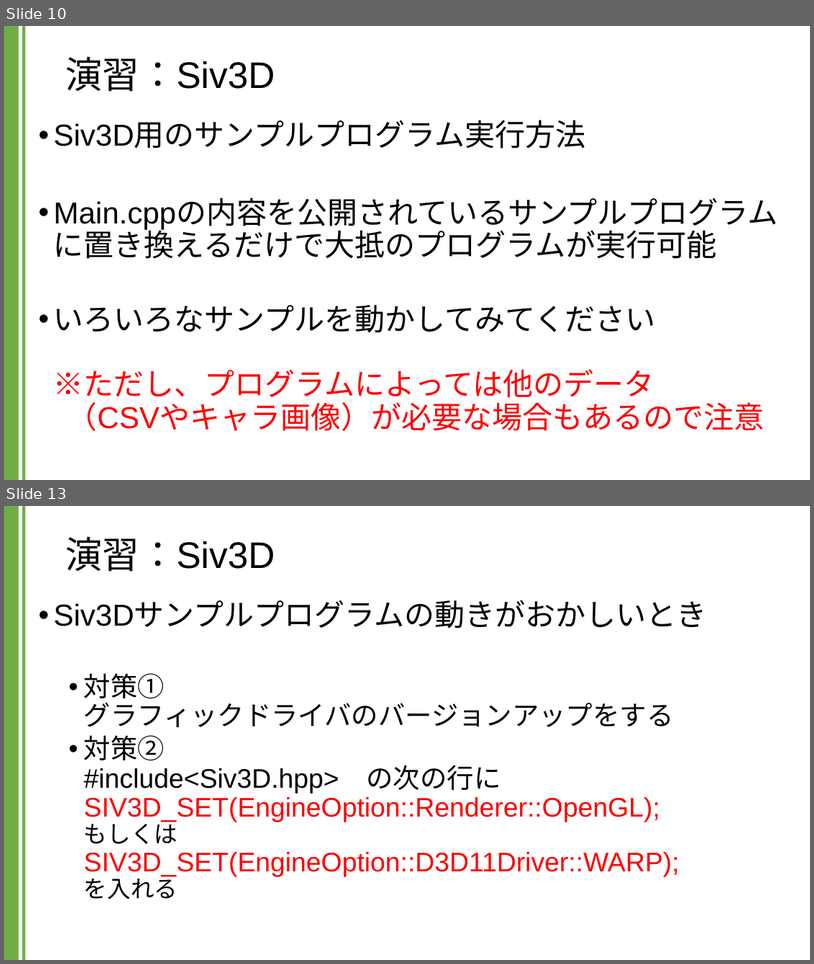
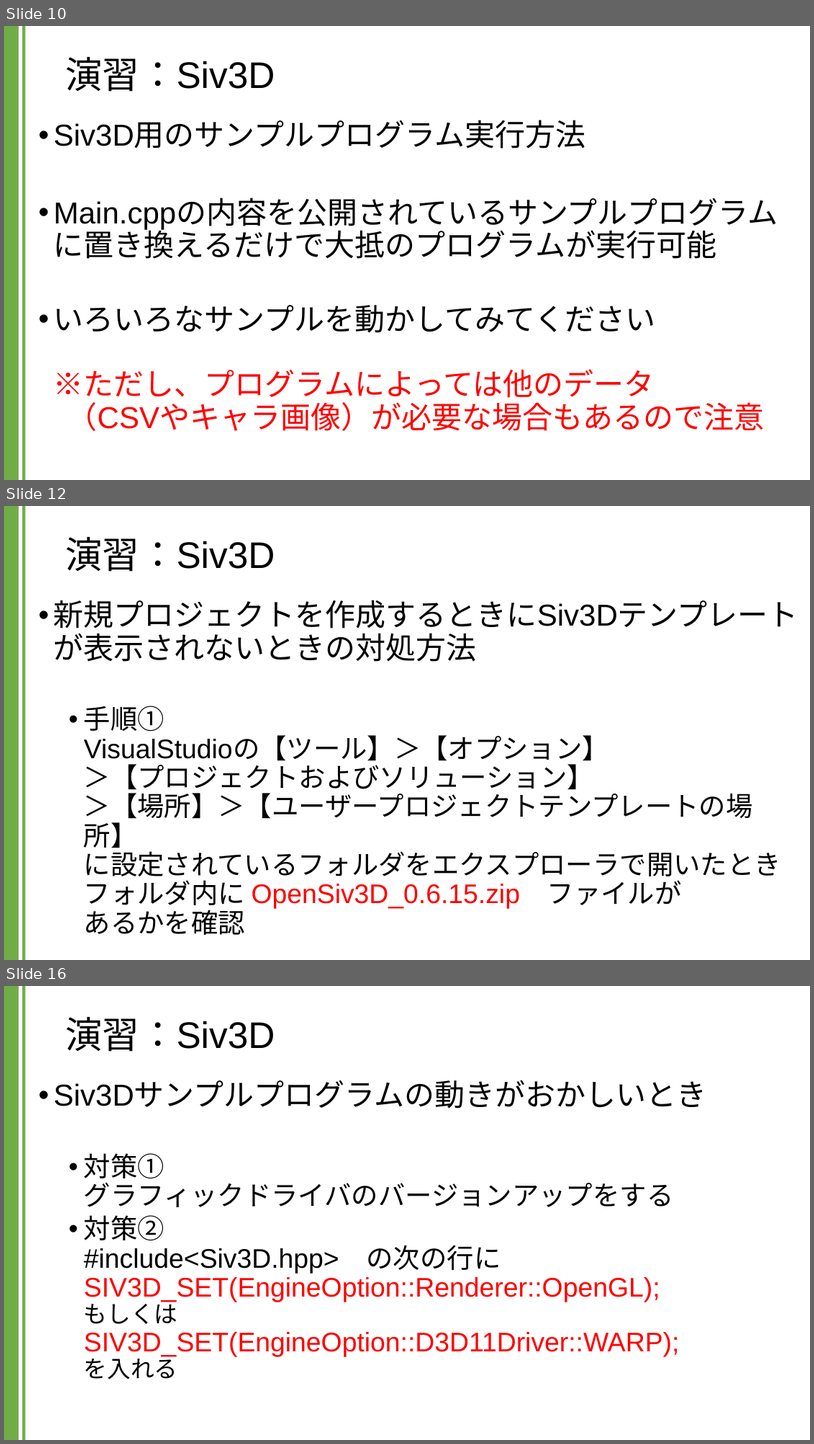
Before and after one commit to kic-murata/cpp2024, a slide deck: 授業資料/演習課題：Siv3D.pptx. Shown one above the other, each under a label of ours: slides 10 and 13 before the commit, slides 10, 12 and 16 after it; the slides between them are not shown. The pictures are 814x964 and 814x1444 pixels, drawn with LibreOffice and Linux fonts; fonts in the diff are those of the drawing; background and template pictures are left out. Boxes give left, top, right and bottom in pixels: in the first picture for what was removed or moved away, otherwise in the second. Text is boxed around its words. In the diff, an @@ line names an element or a change of style, - is before the commit and + after.

```diff
--- a/授業資料/演習課題：Siv3D.pptx
+++ b/授業資料/演習課題：Siv3D.pptx
@@ slide 12 added at [4,506,810,960], background #FFFFFF; not listed: 2 template elements that a slide beside it also shows @@
@@ title added at [65,537,275,572], 44 pt, text #000000 @@
+演習：Siv3D
@@ text added at [54,600,799,934], 32 pt, text #000000 @@
+• 新規プロジェクトを作成するときにSiv3Dテンプレートが表示されないときの対処方法
+  • 手順①
+    VisualStudioの【ツール】＞【オプション】
+    ＞【プロジェクトおよびソリューション】
+    ＞【場所】＞【ユーザープロジェクトテンプレートの場所】
+    に設定されているフォルダをエクスプローラで開いたとき
+    フォルダ内に OpenSiv3D_0.6.15.zip ファイルが
+    あるかを確認
@@ what was slide 13 is now slide 16 @@
```
Also in this commit, not shown: 5 slides changed, 5 other slides added.
